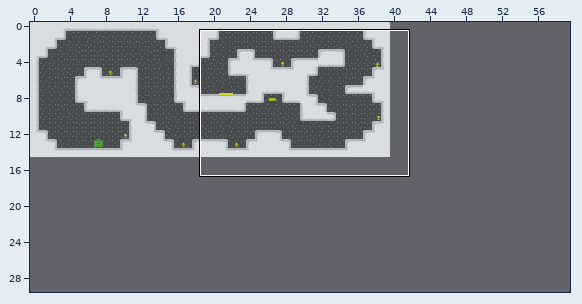
Tiled map, stored at assets/images/level0.tmx. The picture above shows the old version from afar; the outline marks the close-up.
Close-up. Before the commit:
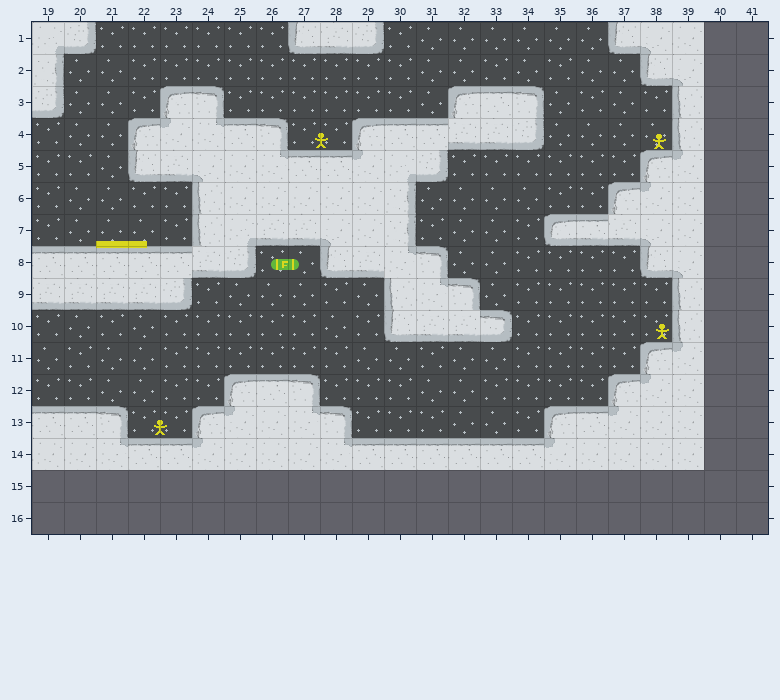
Cells are 32x32 px. Shown: x 19..41, y 1..16. The commit also changed other parts of the map, which this record leaves out. The old version is drawn lined up with the new one.
And afterwards:
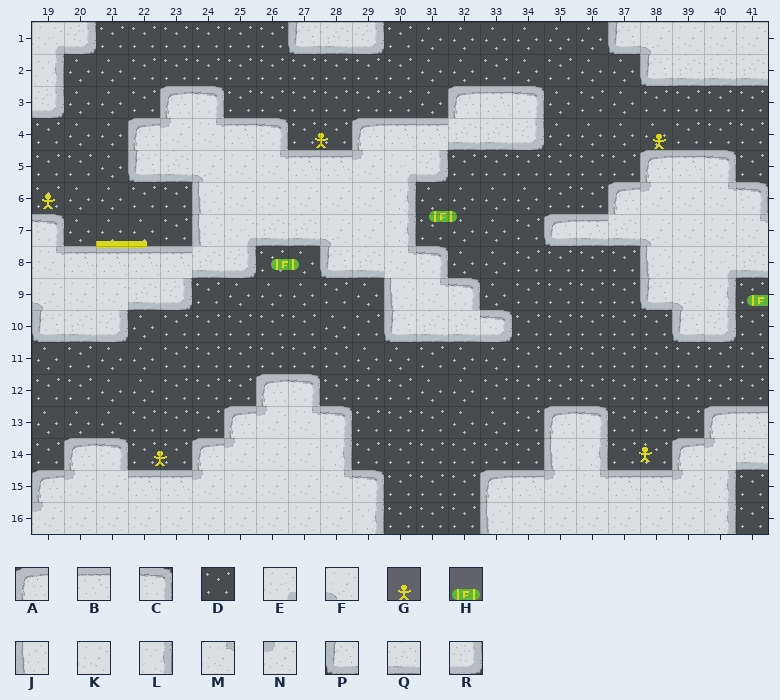
Key: from "level0": A 0, B 1, C 2, D 3, E 4, F 5, G 8, H 9, J 12, K 13, L 14, M 16, N 17, P 24, Q 25, R 26.
_ is an empty cell, . an unchanged one.
Objects are placed by their top-left corner, in cells (3,4 is the top-left corner of cell 3,4); size is 1x1 cell unless given.
Edits made:
map size 40x15 -> 60x30 cells
--- layer "backgroundLayer"
@@ x 40..41 @@
- 3 __
- 4 __
- 5 ._
+ 3 DD
+ 4 DD
+ 5 .D
@@ x 40..41 @@
- 9 ._
-10 ._
-11 __
-12 __
+ 9 .D
+10 .D
+11 DD
+12 DD
@@ x 30..41 @@
-15 ___........_
-16 ___........_
+15 DDD........D
+16 DDD........D
--- layer "collisionLayer"
@@ x 19..41 @@
- 1 .....................__
- 2 ....................F__
- 3 ....................J..
- 4 ....................J..
- 5 ....................N_.
- 6 .....................__
- 7 _....................__
- 8 B..................PF__
- 9 QQQ................_J_.
-10 ___.................J_.
-11 ...................AN..
-12 ......AB..........ANK..
-13 BBC..ANK.........BNKK__
-14 KKMBBNK..MBBBBBBNKKKK__
-15 ___________...________.
-16 ___________...________.
+ 1 .....................KK
+ 2 ....................QQQ
+ 3 ...................._..
+ 4 ...................._..
+ 5 ....................BC.
+ 6 .....................MC
+ 7 C....................KM
+ 8 M..................JKEQ
+ 9 FKK................PFL.
+10 PQR.................PR.
+11 ...................__..
+12 ......_A..........___..
+13 ___.._AN.........C___AB
+14 _AC__AN..L______JL__ANQ
+15 ANKBBNKKKMC...ABNMBBNL.
+16 NKKKKKKKKKL...JKKKKKKL.
--- layer "objectLayer"
-G "person" at 38.2,9.9
+(outside this view)
-(outside this view)
+G "person" at 19,5.8
+H "fuel" at 31.3,6.2
+H "fuel" at 41.3,8.9
-G "person" at 22.5,12.9
+(outside this view)
-(outside this view)
+G "person" at 37.7,13.8
+G "person" at 22.5,13.9
Boxes around the changes in both close-ups, in picture pixels (x1, y1, x2, y2):
changed: (32, 22, 768, 534)
